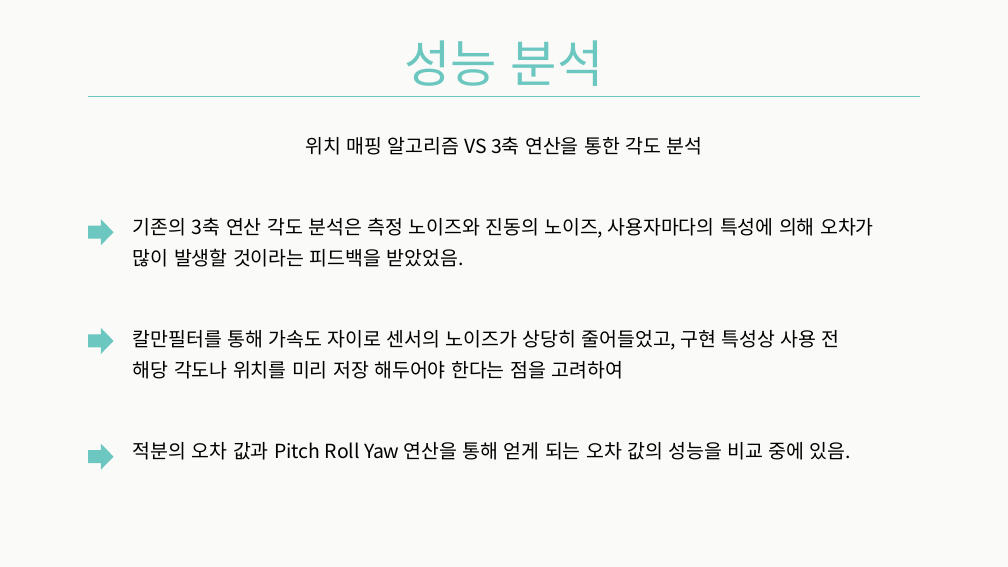
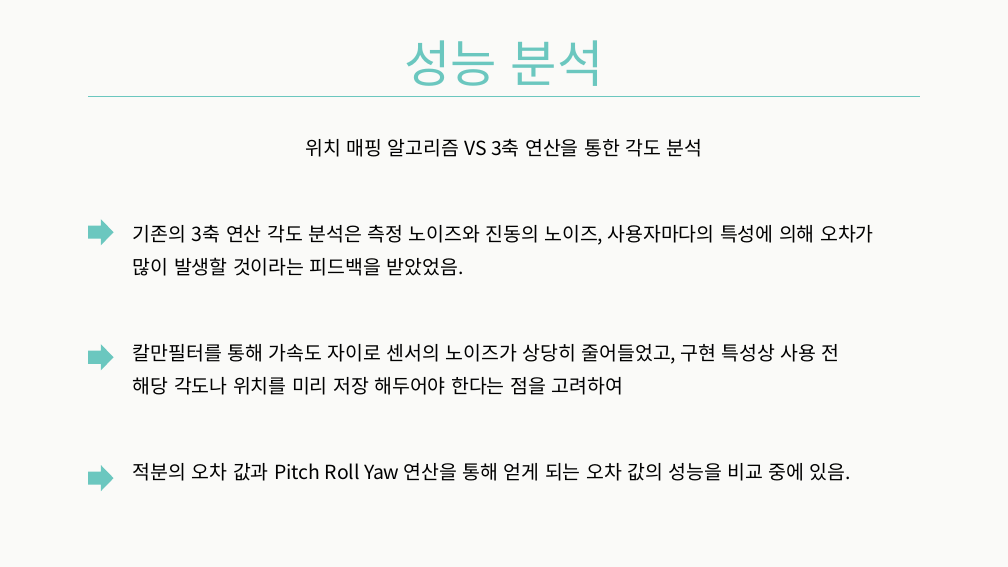
Before and after one commit to Team-Achi/Docs, a slide deck: slide 10 of PPT/캡스톤디자인_12주차_발표자료_5조.pptx. Drawn at 1008x567 pixels with LibreOffice and Linux fonts; fonts in the diff are those of the drawing. Boxes give left, top, right and bottom in pixels: in the first picture for what was removed or moved away, otherwise in the second. Text is boxed around its words. In the diff, an @@ line names an element or a change of style, - is before the commit and + after.

```diff
--- a/PPT/캡스톤디자인_12주차_발표자료_5조.pptx
+++ b/PPT/캡스톤디자인_12주차_발표자료_5조.pptx
@@ text "위치 매핑 알고리즘 VS 3축 ..." at [133,139,874,481]: line spacing 1.3 to 1.4 @@
@@ right arrow: place and size @@
-right arrow at [88,328,114,354]
+right arrow at [88,344,114,370]
@@ right arrow: place and size @@
-right arrow at [88,444,114,470]
+right arrow at [88,465,114,491]
```
Also in this commit, not shown: 6 other slides changed, 2 slides added, 1 slide removed.
